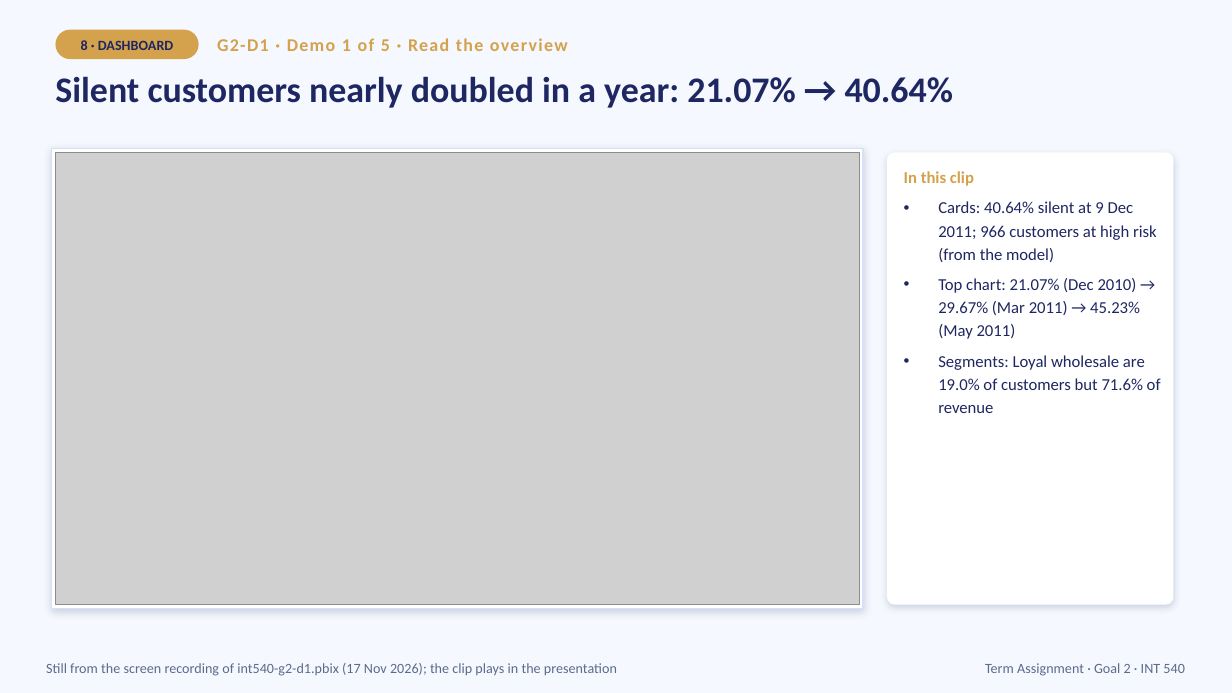
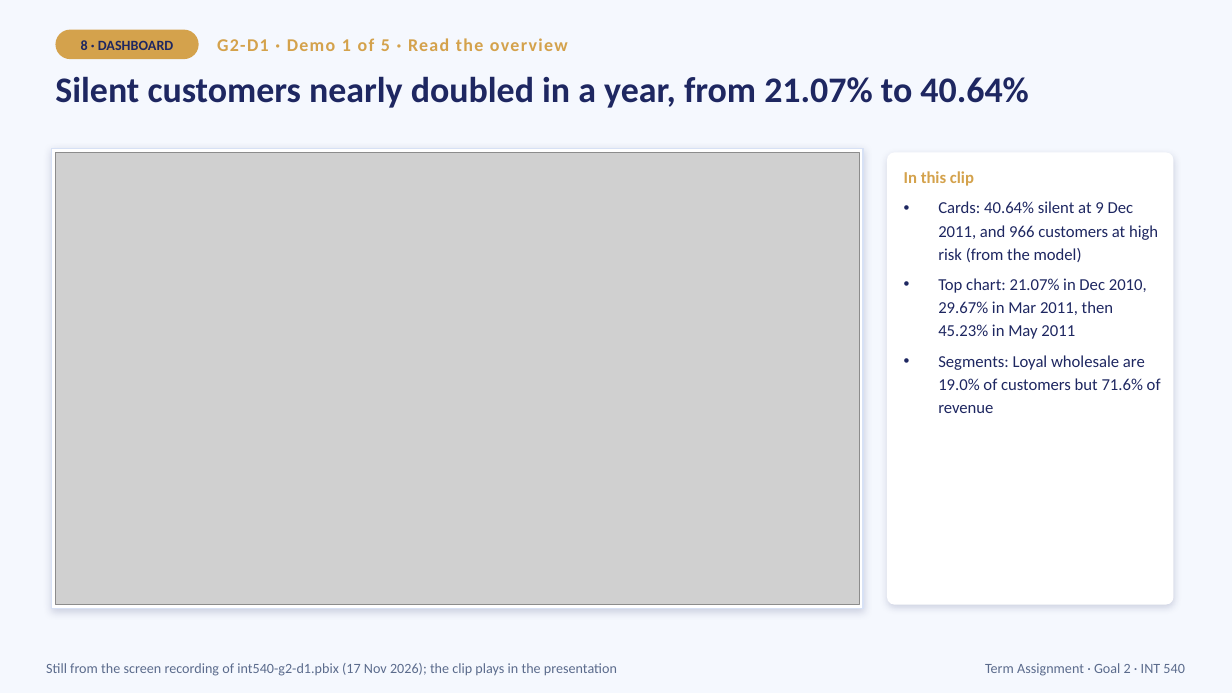
Before and after one commit to porrab/int540-term-assignment, a slide deck: slide 12 of slides/G2-presentation.pptx. Drawn at 1232x693 pixels with LibreOffice and Linux fonts; fonts in the diff are those of the drawing; grey boxes stand for pictures. Boxes give left, top, right and bottom in pixels: in the first picture for what was removed or moved away, otherwise in the second. Text is boxed around its words. In the diff, an @@ line names an element or a change of style, - is before the commit and + after.

```diff
--- a/slides/G2-presentation.pptx
+++ b/slides/G2-presentation.pptx
@@ text at (x1=55, y1=76, x2=1029, y2=108): text changed @@
-Silent customers nearly doubled in a year: 21.07% → 40.64%
+Silent customers nearly doubled in a year, from 21.07% to 40.64%
@@ text at (x1=938, y1=201, x2=1158, y2=339): text changed @@
-• Cards: 40.64% silent at 9 Dec 2011; 966 customers at high risk (from the model)
-• Top chart: 21.07% (Dec 2010) → 29.67% (Mar 2011) → 45.23% (May 2011)
+• Cards: 40.64% silent at 9 Dec 2011, and 966 customers at high risk (from the model)
+• Top chart: 21.07% in Dec 2010, 29.67% in Mar 2011, then 45.23% in May 2011
```
Also in this commit, not shown: 10 other slides changed, 6 other files.
